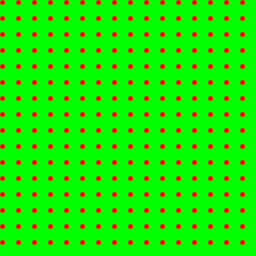
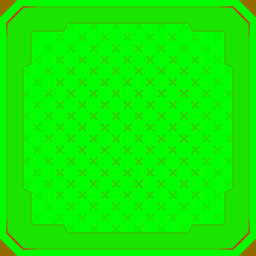
Layer changes from the first 256×256 image to the second:
painted on "Layer 1" over (0, 0, 256, 256)
